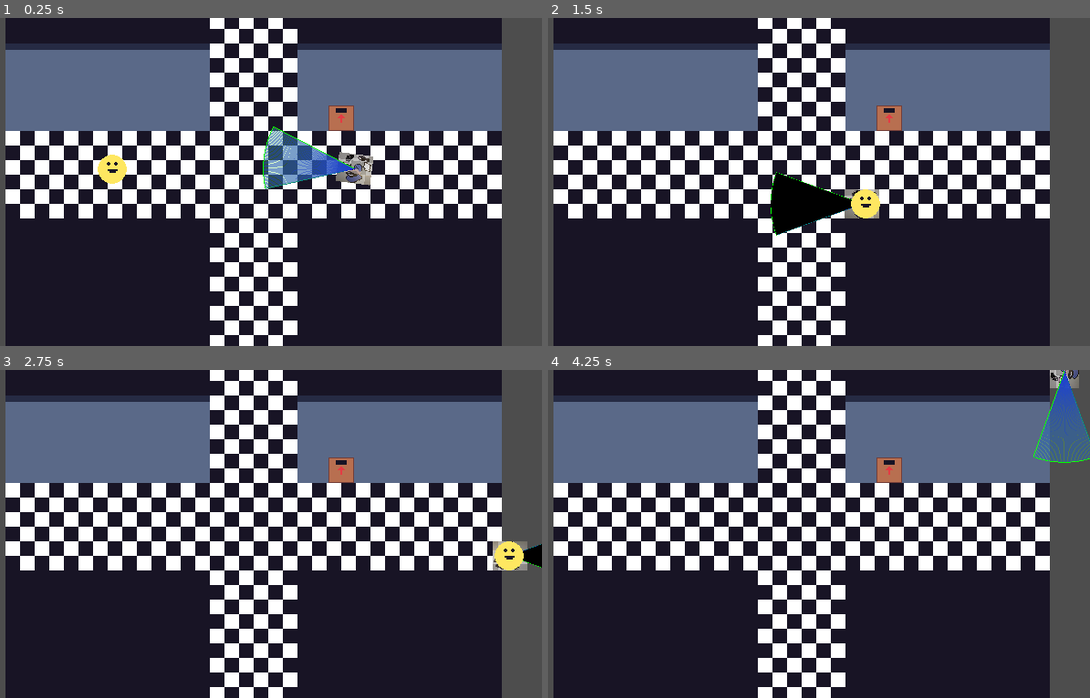
Above: before the commit, frames 1-4 (two rows, left to right).
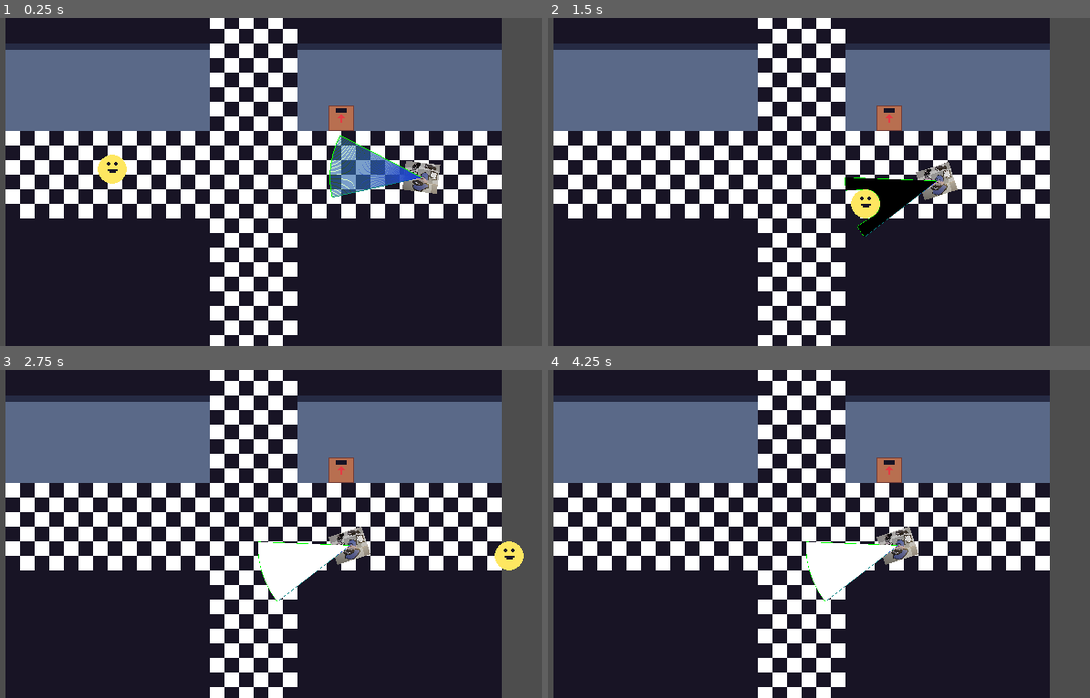
Above: after the commit, the same moments.

Repository: afreemanio/ggj-2024
Game: Godot game, scene res://DEMOS/ChaseStateDemoScene.tscn
Same seed, same stepped clock (60 frames per second), same inputs: the game is played once before the commit and once after it. This scene is started directly instead of the project's main scene.
Inputs (mouse positions are in pixels of both pictures, inside the frame that each line leads up to):
- Up to frame 1 (0.25 s): no input
- Up to frame 2 (1.5 s): tap Enter (ui_accept) at 0.5, 0.77 s; move the mouse to (927, 165) at 0.52 s; hold D (RIGHT) 0.53-1.28 s; tap Space (SPACE) at 0.6 s; click (927, 165) at 0.67 s; move the mouse to (683, 198) at 1.27 s; hold S (DOWN) from 1.28 s (still down); tap F at 1.35 s; click (683, 198) at 1.42 s
- Up to frame 3 (2.75 s): tap Enter (ui_accept) at 1.52 s; move the mouse to (308, 461) at 2.02 s; release S (DOWN) at 2.03 s; hold D (RIGHT) from 2.03 s (still down); tap Space (SPACE) at 2.1 s; click (308, 461) at 2.17 s
- Up to frame 4 (4.25 s): move the mouse to (770, 599) at 2.77 s; release D (RIGHT) at 2.78 s; hold W (UP) 2.78-3.53 s; tap F at 2.85 s; click (770, 599) at 2.92 s; tap Enter (ui_accept) at 3.02, 3.77 s; move the mouse to (970, 583) at 3.52 s; hold A (LEFT) from 3.53 s (still down); tap Space (SPACE) at 3.6 s; click (970, 583) at 3.67 s

The runs differ from the first frame. In frame 1, 3.7% of the frame differs, in the area x 48-82%, y 33-55%; in frame 2, 3.4%; in frame 3, 1.8%; in frame 4, 3.3%.

Commit message:
feat: Guard transition to player captured state

Diff:
--- a/DEMOS/ChaseStateDemoScene.tscn
+++ b/DEMOS/ChaseStateDemoScene.tscn
@@ -17,10 +17,10 @@
 
 [node name="BlueGuard" parent="." node_paths=PackedStringArray("target", "move_on_path") instance=ExtResource("2_tysaj")]
 position = Vector2(448, 120)
+max_speed = 100.0
 acceleration = 5000.0
 target = NodePath("../Player")
 move_on_path = NodePath("../PatrolPath/PathFollow2D")
-movement_speed = 5.0
 
 [node name="Player" parent="." instance=ExtResource("3_5ncme")]
 position = Vector2(104, 114)
--- a/entities/enemies/BlueGuard.gd
+++ b/entities/enemies/BlueGuard.gd
@@ -5,15 +5,21 @@
 # @export var acceleration = 1000.0
 # @export var acceleration = 1000000.0 # basically instant movement
 @export var acceleration = 1000.0
+@export var alert_color: Color
+@onready var original_color = vision_renderer.color if vision_renderer else Color.WHITE
+
+
 @onready var ray_cast_2d = $"RayCast2D"
-# temporary code to follow the mouse
-
 @onready var fsm = $FiniteStateMachine as FiniteStateMachine
 @onready var enemy_wander_state = $FiniteStateMachine/EnemyWanderState as EnemyWanderState
 @onready var enemy_chase_state = $FiniteStateMachine/EnemyChaseState as EnemyChaseState
 @onready var enemy_follow_path_state = $FiniteStateMachine/EnemyFollowPathState as EnemyFollowPathState
 @onready var enemy_captured_player_state = $FiniteStateMachine/EnemyCapturedPlayerState as EnemyCapturedPlayerState
 @onready var hitbox = $Hitbox
+@onready var vision_renderer = $VisionCone2D/VisionConeRenderer
+
+
+
 
 func _ready():
 	# connect the enemy wander state found player signal to the
@@ -29,16 +35,20 @@
 	pass
 
 
-
-func _on_vision_cone_area_body_entered(body: Node2D) -> void:
-	pass
-	# print("%s is seeing %s" % [self, body])
-
-func _on_vision_cone_area_body_exited(body: Node2D) -> void:
-	pass
-	# print("%s stopped seeing %s" % [self, body])
-
 func _on_hitbox_body_entered(body):
 	print("PLAYER CAPTURED")
-	#fsm.change_state(enemy_captured_player_state)
+	fsm.change_state(enemy_captured_player_state)
 	pass # Replace with function body.
+
+
+func _on_vision_cone_area_body_entered(body):
+	vision_renderer.color = alert_color
+	if fsm.state != enemy_chase_state || fsm.state != enemy_captured_player_state:
+		fsm.change_state(enemy_chase_state)
+	# fsm.change_state.bind(enemy_chase_state)
+	pass # Replace with function body.
+
+
+func _on_vision_cone_area_body_exited(body):
+	vision_renderer.color = original_color
+	pass # Replace with function body.
--- a/entities/enemies/BlueGuard.tscn
+++ b/entities/enemies/BlueGuard.tscn
@@ -70,19 +70,17 @@
 animator = NodePath("../../AnimatedSprite2D")
 vision_cast = NodePath("../../RayCast2D")
 
-[node name="EnemyFollowPathState" type="Node2D" parent="FiniteStateMachine" node_paths=PackedStringArray("actor", "animator", "vision_cast", "vision_renderer")]
+[node name="EnemyFollowPathState" type="Node2D" parent="FiniteStateMachine" node_paths=PackedStringArray("actor", "animator", "vision_cast")]
 script = ExtResource("6_5n7y7")
 actor = NodePath("../..")
 animator = NodePath("../../AnimatedSprite2D")
 vision_cast = NodePath("../../RayCast2D")
-vision_renderer = NodePath("../../VisionCone2D/VisionConeRenderer")
 
-[node name="EnemyCapturedPlayerState" type="Node2D" parent="FiniteStateMachine" node_paths=PackedStringArray("actor", "animator", "vision_cast", "vision_renderer")]
+[node name="EnemyCapturedPlayerState" type="Node2D" parent="FiniteStateMachine" node_paths=PackedStringArray("actor", "animator", "vision_cast")]
 script = ExtResource("7_ds8lg")
 actor = NodePath("../..")
 animator = NodePath("../../AnimatedSprite2D")
 vision_cast = NodePath("../../RayCast2D")
-vision_renderer = NodePath("../../VisionCone2D/VisionConeRenderer")
 
 [node name="RayCast2D" type="RayCast2D" parent="."]
 
--- a/entities/enemies/Enemy.gd
+++ b/entities/enemies/Enemy.gd
@@ -8,4 +8,4 @@
 
 @export_group("Movement")
 @export var move_on_path: PathFollow2D
-@export var movement_speed = 0.1
+@export var path_movement_speed = 0.1
--- a/entities/enemies/enemy_captured_player_state.gd
+++ b/entities/enemies/enemy_captured_player_state.gd
@@ -5,22 +5,22 @@
 @export var animator: AnimatedSprite2D
 @export var vision_cast: RayCast2D
 
-signal found_player
-@export var vision_renderer: Polygon2D
-@export var alert_color: Color
+# signal found_player
+# @export var vision_renderer: Polygon2D
+# @export var alert_color: Color
 
-@export_group("Rotation")
-@export var is_rotating = false
-@export var rotation_speed = 0.1
-@export var rotation_angle = 90
+# @export_group("Rotation")
+# @export var is_rotating = false
+# @export var rotation_speed = 0.1
+# @export var rotation_angle = 90
 
-@export_group("Movement")
-@export var move_on_path: PathFollow2D
-@export var movement_speed = 0.1
-@onready var pos_start = position.x
+# @export_group("Movement")
+# @export var move_on_path: PathFollow2D
+# @export var movement_speed = 0.1
+# @onready var pos_start = position.x
 
-@onready var original_color = vision_renderer.color if vision_renderer else Color.WHITE
-@onready var rot_start = rotation
+# @onready var original_color = vision_renderer.color if vision_renderer else Color.WHITE
+# @onready var rot_start = rotation
 
 
 # Called when the node enters the scene tree for the first time.
@@ -39,6 +39,7 @@
 
 
 func _exit_state() -> void:
+	print("EXIT STATE CAPTURED PLAYER")
 	set_physics_process(false)
 
 
--- a/entities/enemies/enemy_chase_state.gd
+++ b/entities/enemies/enemy_chase_state.gd
@@ -3,6 +3,9 @@
 @export var actor: Enemy
 @export var animator: AnimatedSprite2D
 @export var vision_cast: RayCast2D
+@export var max_speed_multiplier: float = 1.5
+@export var acceleration_multiplier: float = 20
+
 
 signal lost_player
 
@@ -14,12 +17,13 @@
 
 
 func _enter_state() -> void:
-	print("ENTERING CHASE STATE")
+	print("ENTER STATE CHASE")
 	set_physics_process(true)
 	animator.play("move")
 
 
 func _exit_state() -> void:
+	print("EXIT STATE CHASE")
 	set_physics_process(false)
 
 
@@ -35,11 +39,10 @@
 	# ! direction is direction between actor and player
 	var direction = actor.global_position.direction_to(actor.target.global_position)
 	actor.velocity = actor.velocity.move_toward(
-		direction * actor.max_speed, actor.acceleration * delta
+		direction * actor.max_speed * max_speed_multiplier, actor.acceleration * delta * acceleration_multiplier
 	)
 	actor.move_and_slide()
 	actor.look_at(global_position + actor.velocity)
-	print("test")
 	#if vision_cast.is_colliding():
 		#lost_player.emit()
 	pass
--- a/entities/enemies/enemy_follow_path_state.gd
+++ b/entities/enemies/enemy_follow_path_state.gd
@@ -6,8 +6,8 @@
 @export var vision_cast: RayCast2D
 
 signal found_player
-@export var vision_renderer: Polygon2D
-@export var alert_color: Color
+# @export var vision_renderer: Polygon2D
+# @export var alert_color: Color
 
 # @export_group("Rotation")
 # @export var is_rotating = false
@@ -19,7 +19,6 @@
 # @export var movement_speed = 0.1
 @onready var pos_start = position.x
 
-@onready var original_color = vision_renderer.color if vision_renderer else Color.WHITE
 @onready var rot_start = rotation
 
 
@@ -39,6 +38,7 @@
 
 
 func _exit_state() -> void:
+	print("EXIT STATE PATH FOLLOW")
 	set_physics_process(false)
 
 #func _physics_process(delta):
@@ -61,19 +61,6 @@
 		# print("MOVING ON PATH")
 		# print("GOING TO:")
 		# print(actor.move_on_path.position)
-		actor.move_on_path.progress += actor.movement_speed
+		actor.move_on_path.progress += actor.path_movement_speed
 		actor.global_position = actor.move_on_path.position
 		actor.rotation = actor.move_on_path.rotation
-
-
-
-func _on_vision_cone_area_body_entered(body):
-	vision_renderer.color = alert_color
-	print("FOUND PLAYER")
-	found_player.emit()
-	pass # Replace with function body.
-
-
-func _on_vision_cone_area_body_exited(body):
-	vision_renderer.color = original_color
-	pass # Replace with function body.
Not shown, changed: addons/vision_cone_2d/examples/example.tscn
